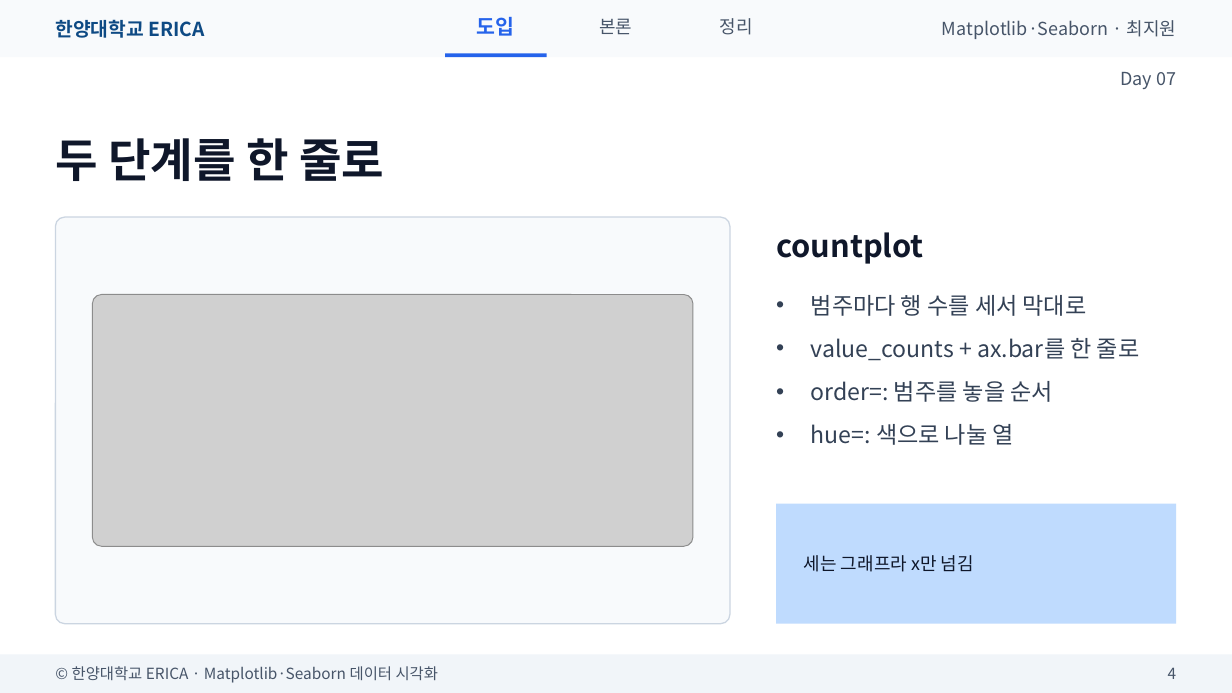
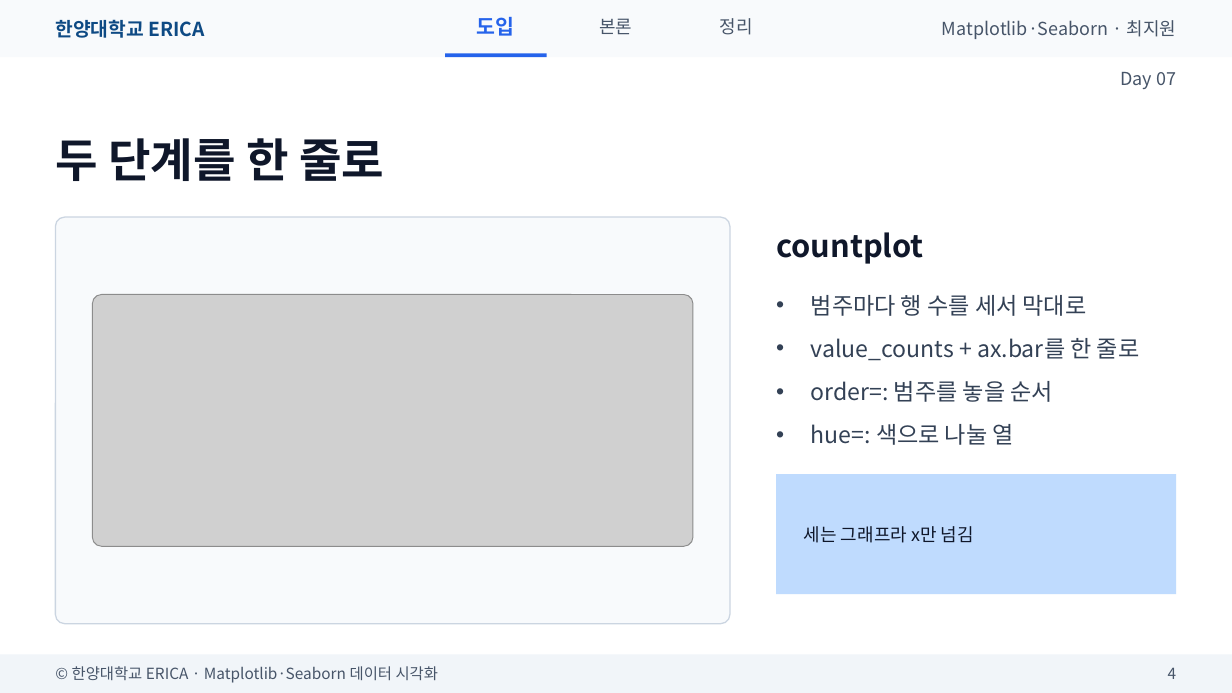
Before and after one commit to wonguwon/generate_lesson, a slide deck: slide 4 of materials/matplotlib-seaborn/ppt/Day07/Day07_범주비교그래프.pptx. Drawn at 1232x693 pixels with LibreOffice and Linux fonts; fonts in the diff are those of the drawing; grey boxes stand for pictures. Boxes give left, top, right and bottom in pixels: in the first picture for what was removed or moved away, otherwise in the second. Text is boxed around its words. In the diff, an @@ line names an element or a change of style, - is before the commit and + after.

```diff
--- a/materials/matplotlib-seaborn/ppt/Day07/Day07_범주비교그래프.pptx
+++ b/materials/matplotlib-seaborn/ppt/Day07/Day07_범주비교그래프.pptx
@@ rectangle moved from (x1=776, y1=504, x2=1177, y2=624) to (x1=776, y1=474, x2=1177, y2=594) @@
@@ text "세는 그래프라 x만 넘김" moved from (x1=804, y1=555, x2=974, y2=572) to (x1=804, y1=526, x2=974, y2=543) @@
```
Also in this commit, not shown: 7 other slides changed, 1 slide removed, 14 other files.
